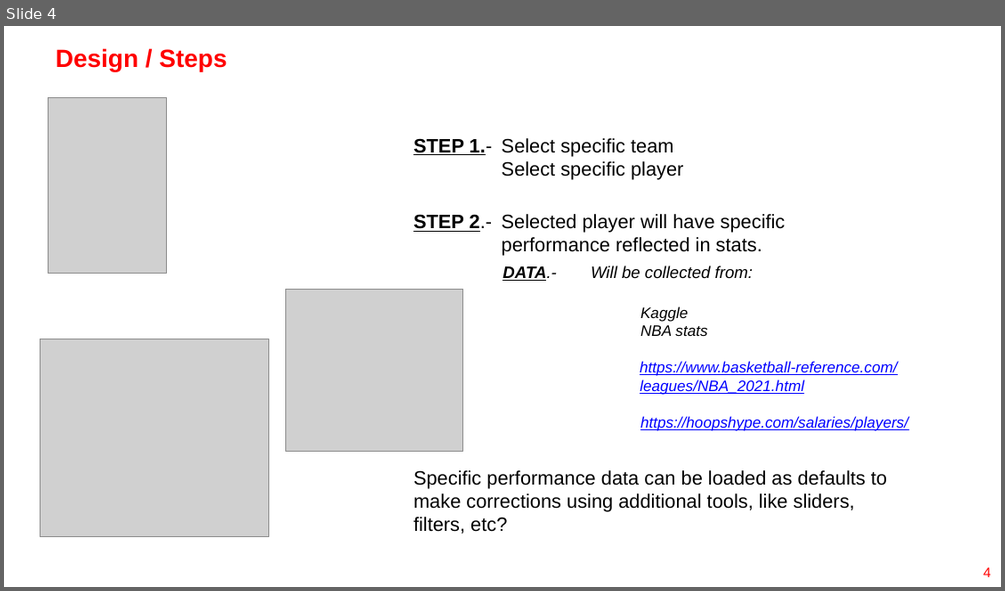
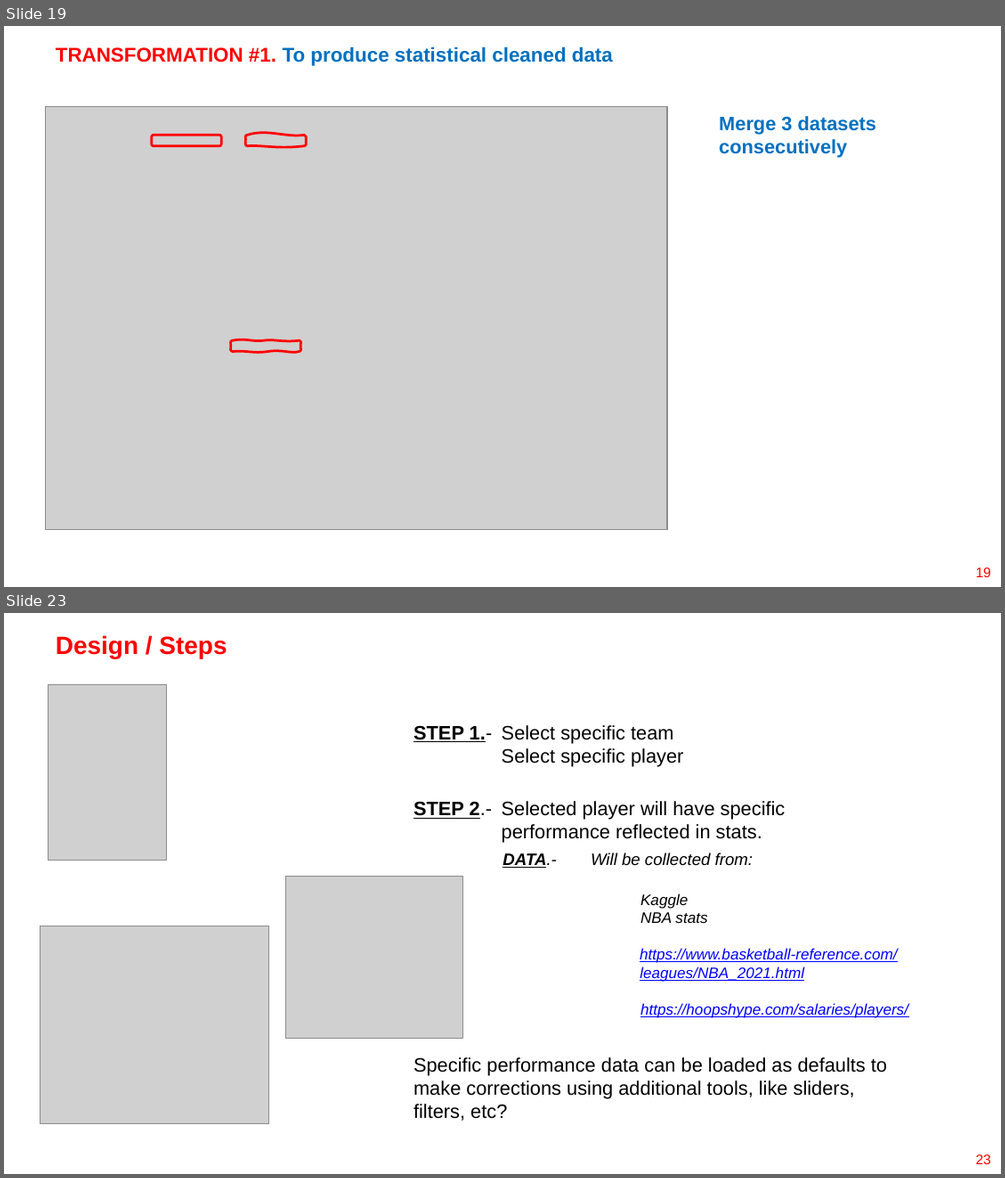
Before and after one commit to aburstyn9068/final_project, a slide deck: ppt/Final Project Group 1 v1.pptx. Shown one above the other, each under a label of ours: slide 4 before the commit, slides 19 and 23 after it; the slides between them are not shown. The pictures are 1005x591 and 1005x1178 pixels, drawn with LibreOffice and Linux fonts; fonts in the diff are those of the drawing; grey boxes stand for pictures. Boxes give left, top, right and bottom in pixels: in the first picture for what was removed or moved away, otherwise in the second. Text is boxed around its words. In the diff, an @@ line names an element or a change of style, - is before the commit and + after.

```diff
--- a/ppt/Final Project Group 1 v1.pptx
+++ b/ppt/Final Project Group 1 v1.pptx
@@ slide 19 added at (4,26,1001,587), background #FFFFFF @@
@@ title added at (56,46,613,66), 14.4 pt, text #0070C0, bold @@
+TRANSFORMATION #1. To produce statistical cleaned data
@@ picture added at (46,107,668,531) @@
@@ text added at (719,116,876,158), 14 pt, text #0070C0, bold @@
+Merge 3 datasets consecutively
@@ rounded rectangle added at (152,135,221,145), outline #FF0000 1.75 pt @@
@@ freeform shape added at (245,135,306,145), outline #FF0000 1.75 pt @@
@@ freeform shape added at (230,340,300,351), outline #FF0000 1.75 pt @@
@@ page number added at (976,567,991,577), 10 pt, text #FF0000 @@
+19
@@ what was slide 4 is now slide 23 @@
@@ page number at (976,1154,991,1164): text changed @@
-4
+23
```
Also in this commit, not shown: 3 slides changed, 19 other slides added, 9 other files.
